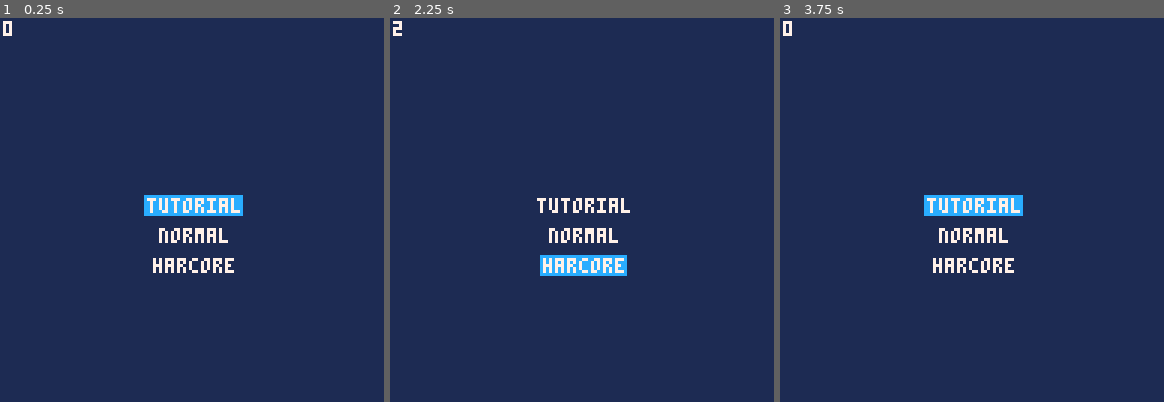
Above: before the commit, frames 1-3 (left to right).
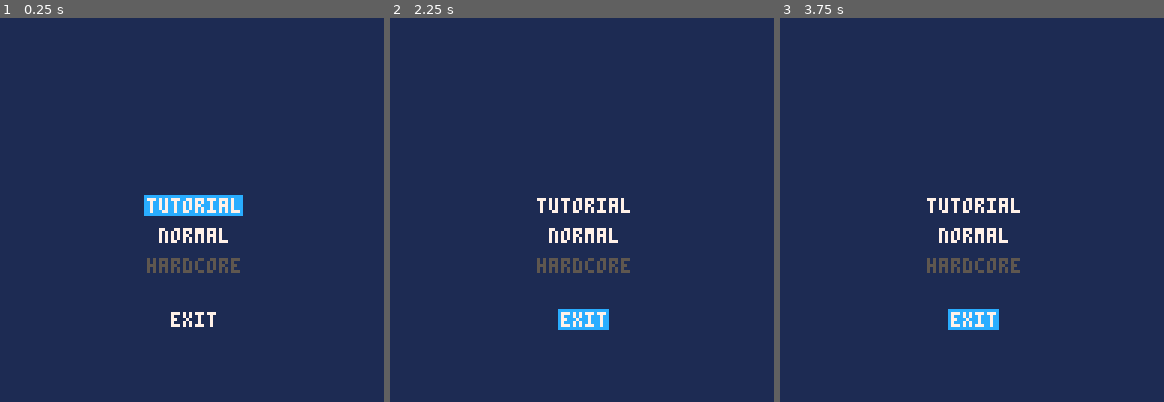
Above: after the commit, the same moments.

Repository: Beetrootmonkey/LudumDare45
Game: PICO-8 cartridge ld45mm.p8
Same seed, same stepped clock (60 frames per second), same inputs: the game is played once before the commit and once after it.
Inputs:
- Up to frame 1 (0.25 s): no input
- Up to frame 2 (2.25 s): tap X (X key) at 0.33, 1.07, 1.85 s; tap O (Z key) at 0.7, 1.7, 2.1 s; hold Right 1.6-2.1 s; hold Up from 2.15 s (still down)
- Up to frame 3 (3.75 s): release Up at 2.42 s; hold Right 2.47-3.03 s; tap O (Z key) every 0.4 s from 2.5 to 3.7 s; tap X (X key) at 2.97 s; hold Left 3.08-3.58 s; hold Down from 3.63 s (still down)

The runs differ from the first frame. In frame 1, 0.9% of the frame differs, in the area x 0-63%, y 0-81%; in frame 2, 2.1%; in frame 3, 2.4%, in the area x 0-64%, y 0-82%.

Commit message:
Update ld45mm.p8

Diff:
--- a/ld45mm.p8
+++ b/ld45mm.p8
@@ -13,18 +13,28 @@
 offsetY = 50
 offsetPerOption = 10
 
+function loadGame(param)
+ return function()
+  load("ld45", "main menu", param)
+ end
+end
+
 function _init()
  options = {}
- createOption({label="tutorial"})
- createOption({label="normal"})
- createOption({label="harcore", disabled=true})
+ createOption({label="tutorial", onClick=loadGame("tutorial")})
+ createOption({label="normal", onClick=loadGame("normal")})
+ createOption({label="hardcore", disabled=true, onClick=loadGame("hardcore")})
+ createOption({label="exit", onClick=function() extcmd("shutdown") end, offset = 12})
 end
 
 function createOption(props)
  local option = {
   label = props.label,
-  name = props.name or props.label,
-  disabled = props.disabled or false
+  disabled = props.disabled or false,
+  onClick = function(self)
+   if not self.disabled then props.onClick() end
+  end,
+  offset = props.offset or offsetPerOption
  }
  options[#options + 1] = option
 end
@@ -33,9 +43,11 @@
 function _update()
  if btnp(up) then focusedOption -= 1 end
  if btnp(down) then focusedOption += 1 end
- focusedOption %= 3
+ focusedOption %= #options
 
- if btn(fire1) or btn(fire2) then load("ld45", "main menu") end
+ if btn(fire1) or btn(fire2) then
+  options[focusedOption + 1]:onClick()
+ end
 
 end
 
@@ -48,19 +60,17 @@
   local option = options[i]
   local w = #(option.label) * 4 - 1
   local x = offsetX - flr(w / 2)
-  local y = offsetY + i * offsetPerOption
+  local y = offsetY + i * option.offset
 
   if i - 1 == focusedOption then
    rectfill(x - 1, y - 1, x + w, y + 5, blue)
   end
 
   local color = white
-  if option.disabled then color = light_gray end
+  if option.disabled then color = dark_gray end
 
-  print(option.label, x, y, white)
+  print(option.label, x, y, color)
  end
-
- print(focusedOption, 1, 1, white)
 end
 
 
